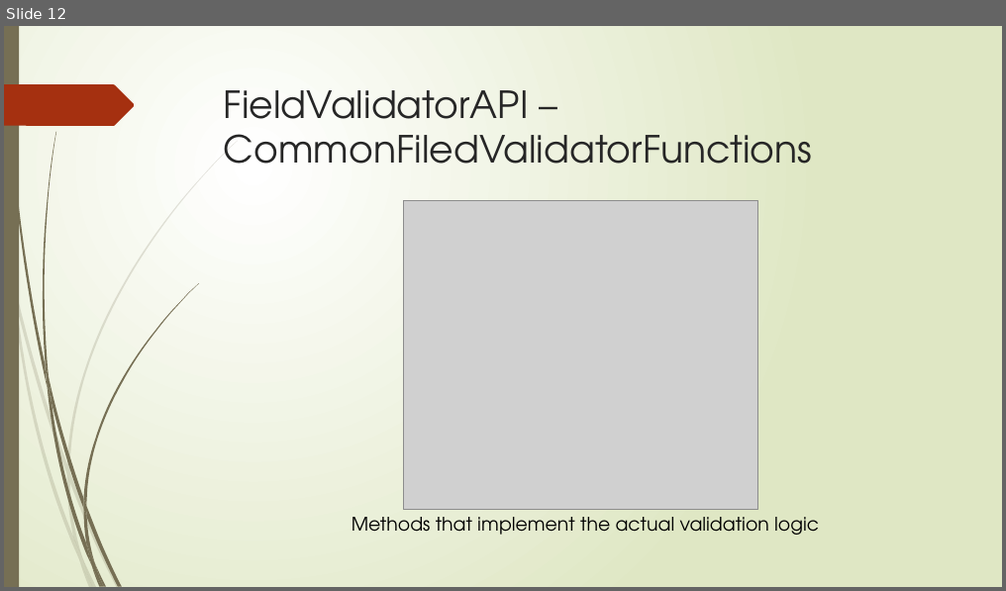
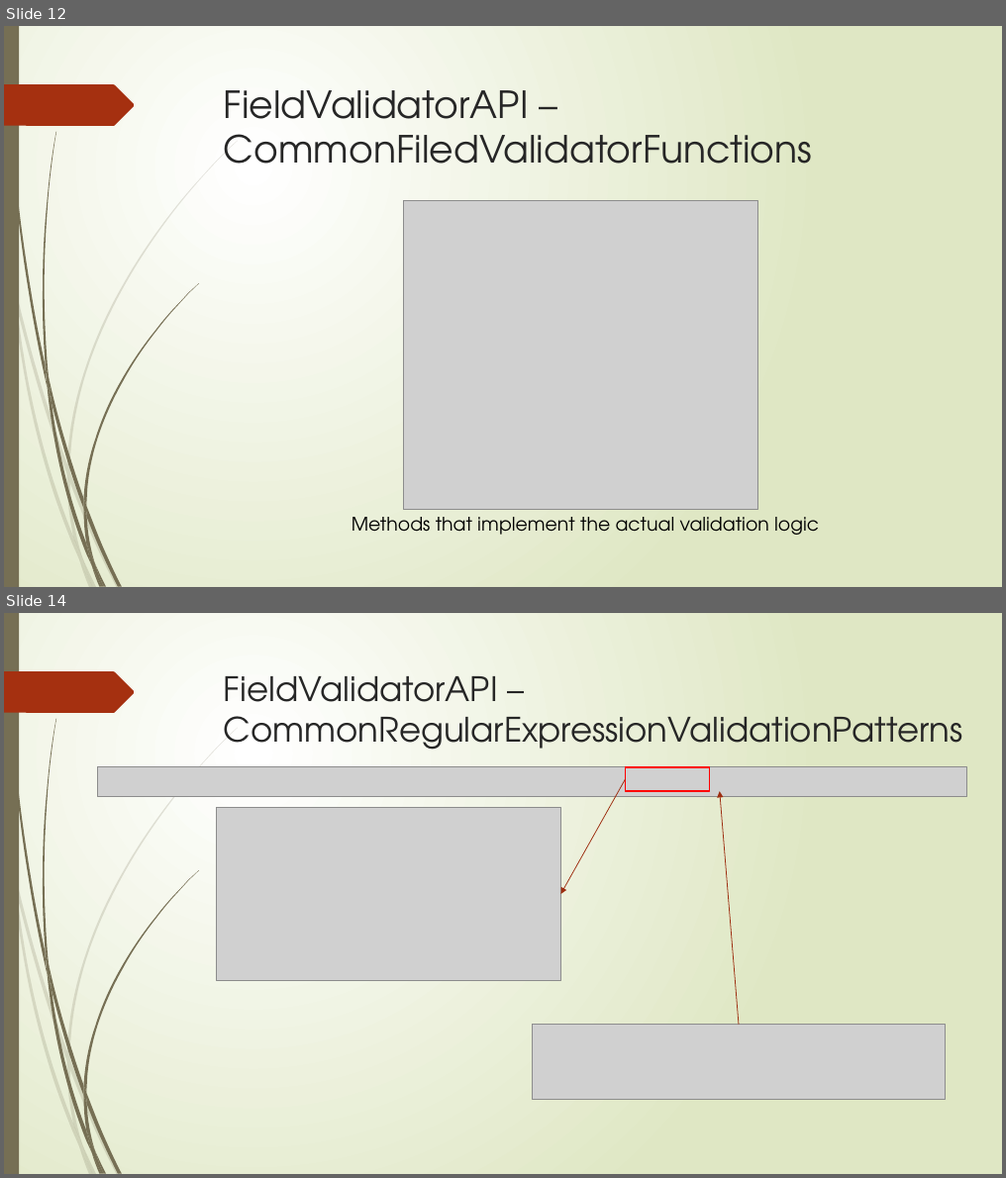
Before and after one commit to kenshih1989/CSharp_Delegates_ClubMembershipApplication, a slide deck: Cycling Club Registration App Note.pptx. Shown one above the other, each under a label of ours: slide 12 before the commit, slides 12 and 14 after it; the slides between them are not shown. The pictures are 1006x591 and 1006x1178 pixels, drawn with LibreOffice and Linux fonts; fonts in the diff are those of the drawing; grey boxes stand for pictures. Boxes give left, top, right and bottom in pixels: in the first picture for what was removed or moved away, otherwise in the second. Text is boxed around its words. In the diff, an @@ line names an element or a change of style, - is before the commit and + after.

```diff
--- a/Cycling Club Registration App Note.pptx
+++ b/Cycling Club Registration App Note.pptx
@@ slide 14 added at <box>4,613,1002,1174</box>, background gradient #FFFFFF to #DFE8C4; not listed: 24 template elements that a slide beside it also shows @@
@@ title added at <box>224,676,962,758</box>, 32.4 pt, text #262626 @@
+FieldValidatorAPI –
+CommonRegularExpressionValidationPatterns
@@ picture added at <box>98,766,966,796</box> @@
@@ arrow added from (626, 779) to (561, 894), #9E2E0F 0.75 pt @@
@@ rectangle added at <box>626,767,710,791</box>, outline #FF0000 1.25 pt @@
@@ picture added at <box>217,807,561,980</box> @@
@@ arrow added from (739, 1025) to (720, 791), #9E2E0F 0.75 pt @@
@@ picture added at <box>532,1025,945,1100</box> @@
```
Also in this commit, not shown: 1 slide changed, 4 other slides added, 23 other files.
